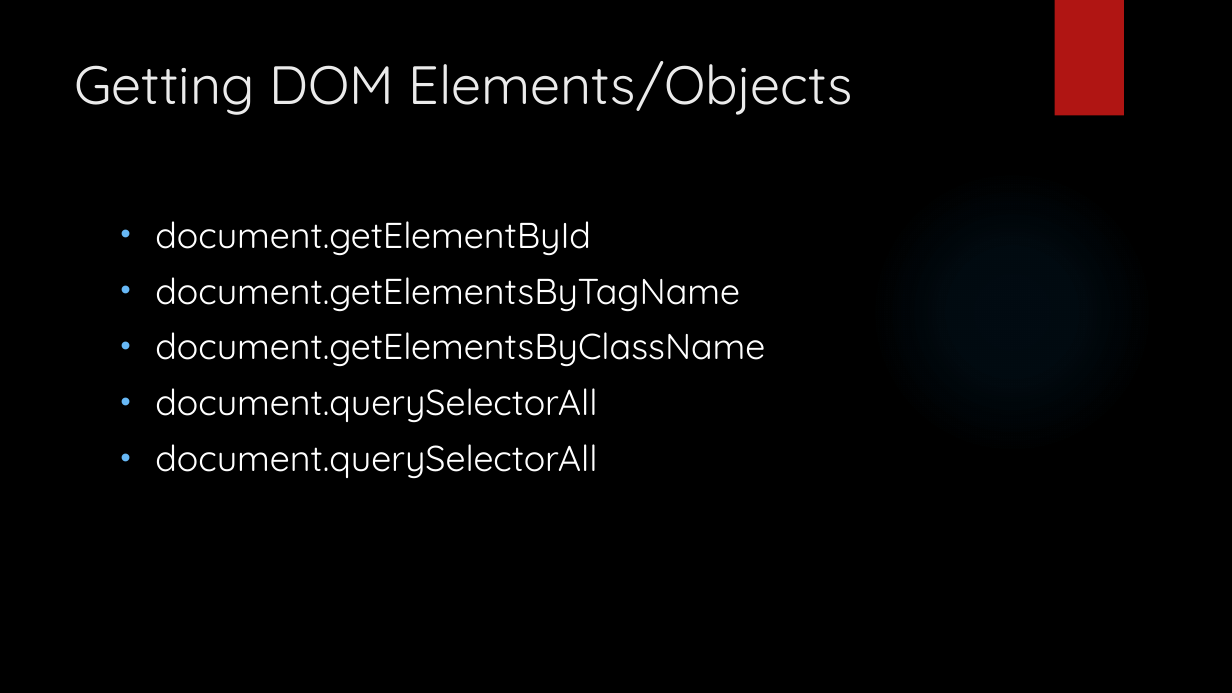
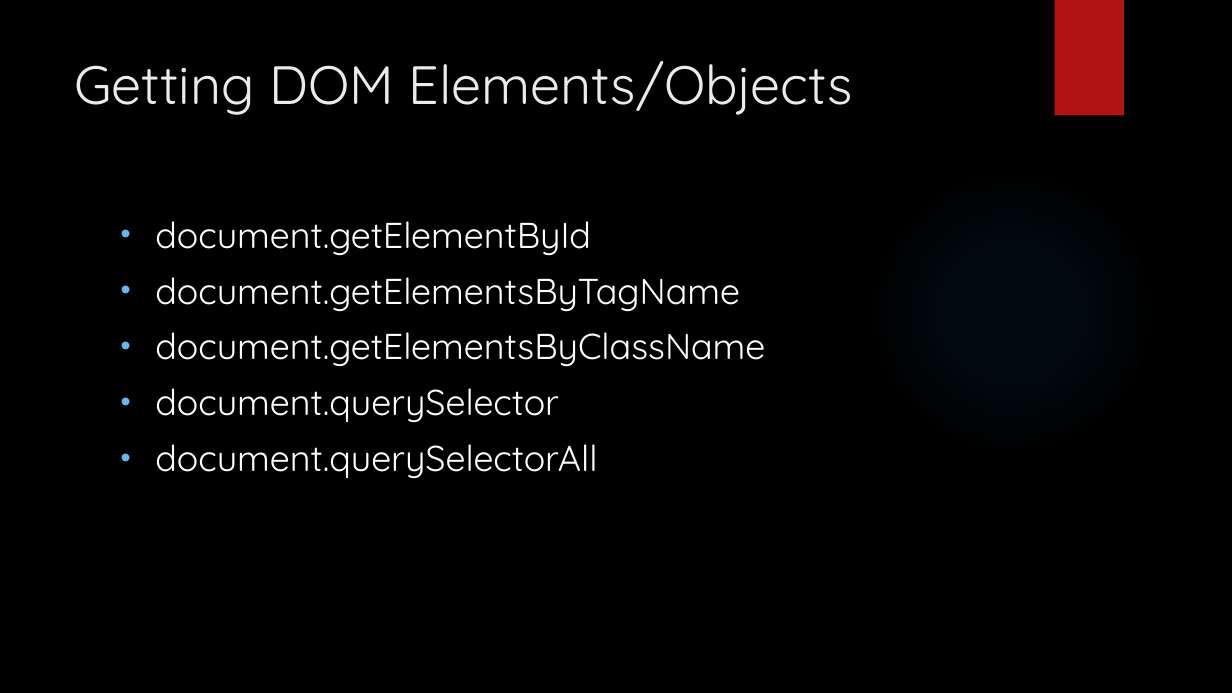
Before and after one commit to LogolsLLC/Logols-May2018, a slide deck: slide 33 of Slides/06_JavaScriptTypescript_TrainingPlan.pptx. Drawn at 1232x693 pixels with LibreOffice and Linux fonts; fonts in the diff are those of the drawing; background and template pictures are left out. Boxes give left, top, right and bottom in pixels: in the first picture for what was removed or moved away, otherwise in the second. Text is boxed around its words. In the diff, an @@ line names an element or a change of style, - is before the commit and + after.

```diff
--- a/Slides/06_JavaScriptTypescript_TrainingPlan.pptx
+++ b/Slides/06_JavaScriptTypescript_TrainingPlan.pptx
@@ text at bbox=[155, 388, 559, 423]: paragraph added @@
+• document.querySelector
```
Also in this commit, not shown: 6 other slides changed, 9 other files.
